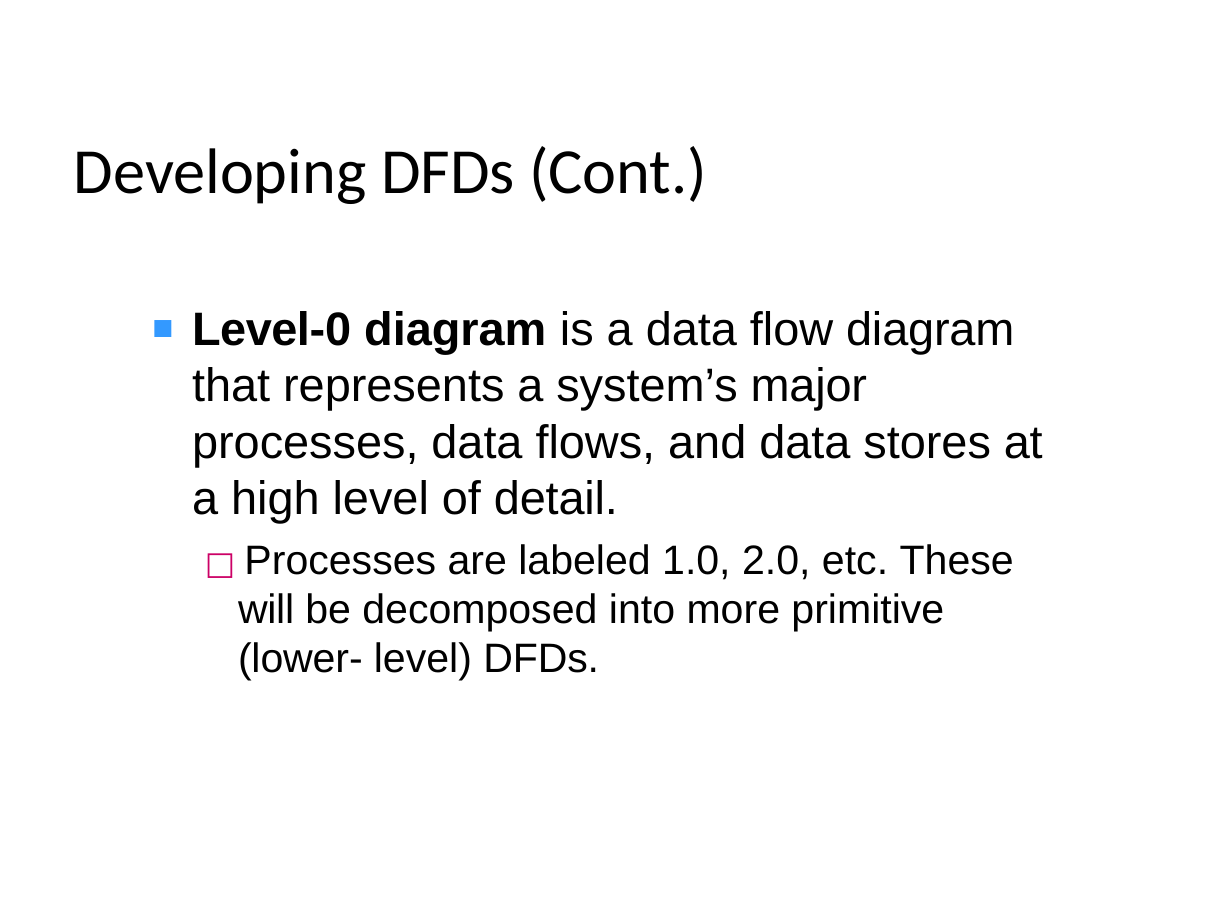
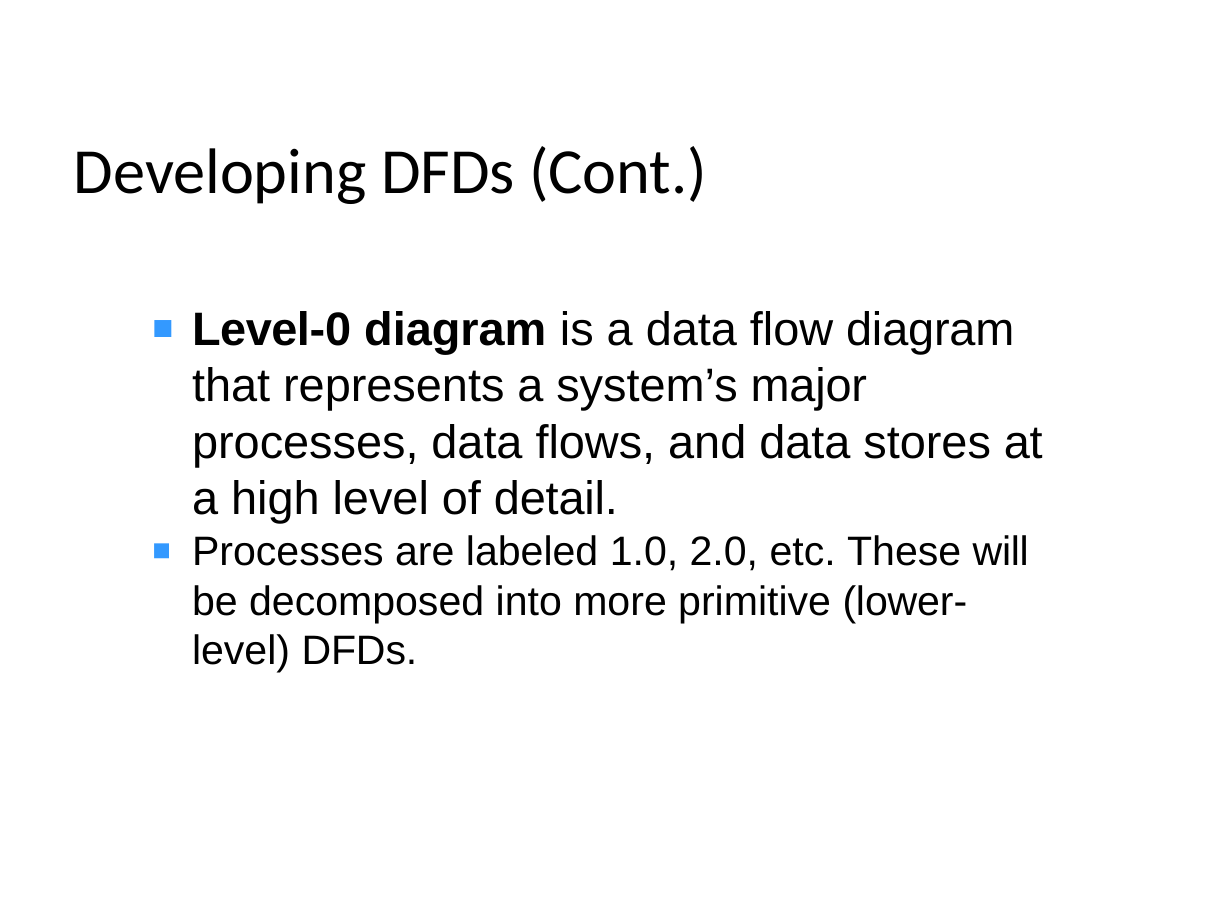
Before and after one commit to weiliang1995/UPM-Master-Software-Engineering-Course, a slide deck: slide 13 of SWE5300/Chapter 3-2 Software Analysis Requirements.pptx. Drawn at 1232x924 pixels with LibreOffice and Linux fonts; fonts in the diff are those of the drawing. Boxes give left, top, right and bottom in pixels: in the first picture for what was removed or moved away, otherwise in the second. Text is boxed around its words. In the diff, an @@ line names an element or a change of style, - is before the commit and + after.

```diff
--- a/SWE5300/Chapter 3-2 Software Analysis Requirements.pptx
+++ b/SWE5300/Chapter 3-2 Software Analysis Requirements.pptx
@@ text at [192,535,1029,672]: text changed @@
-□ Processes are labeled 1.0, 2.0, etc. These will be decomposed into more primitive (lower- level) DFDs.
+■ Processes are labeled 1.0, 2.0, etc. These will be decomposed into more primitive (lower- level) DFDs.
```
Also in this commit, not shown: 7 other slides changed, 9 slides added, 5 slides removed, 4 other files.
